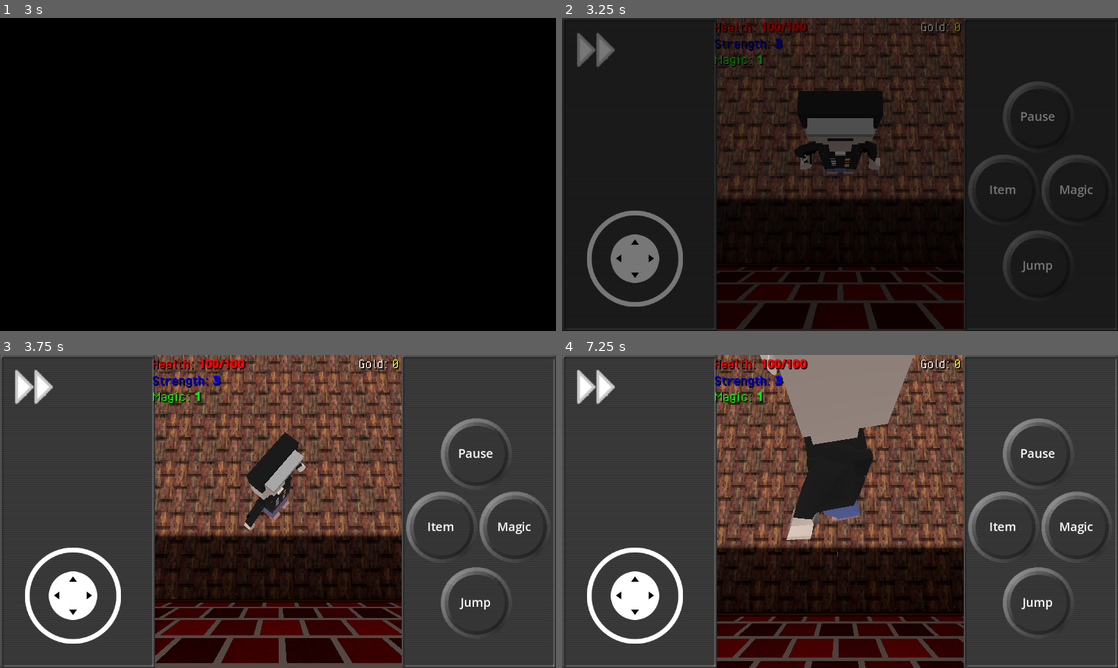
Above: before the commit, frames 1-4 (two rows, left to right).
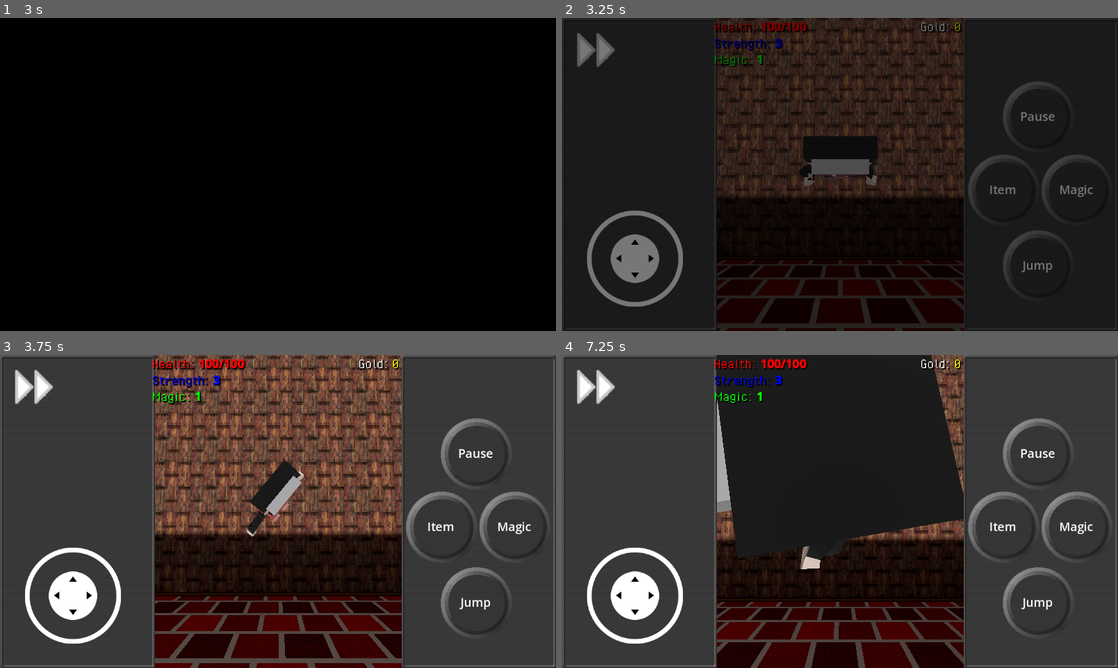
Above: after the commit, the same moments.

Repository: davididev/DavidiClanZappers
Game: Godot game, scene res://Scenes/Global/TitleScreen.tscn
Same seed, same stepped clock (60 frames per second), same inputs: the game is played once before the commit and once after it.
Inputs (mouse positions are in pixels of both pictures, inside the frame that each line leads up to):
- Up to frame 1 (3 s): click "Next" at 0.5 s; click "Next" at 1.25 s; click (278, 174) at 2 s; click "New Game" at 2.75 s
- Up to frame 2 (3.25 s): no input
- Up to frame 3 (3.75 s): move the mouse to (400, 495) at 3.52 s; hold Right (ui_right) from 3.53 s (still down); tap Z (item) at 3.6 s; click (400, 495) at 3.67 s
- Up to frame 4 (7.25 s): tap Space (jump) at 3.77, 6.77 s; release Right (ui_right) at 4.25 s; drag from (728, 527) to (812, 574) at 4.27 s; move the mouse to (895, 442) at 5.02 s; hold Right (ui_right) 5.03-5.75 s; tap Tab (speed) at 5.1 s; tap Enter at 5.75 s; drag from (812, 574) to (673, 464) at 5.77 s; move the mouse to (1006, 558) at 6.52 s; hold Left (ui_left) from 6.53 s (still down); tap Z (item) at 6.6 s

Frame 1 is identical in both runs. In frame 2, 9.3% of the frame differs, in the area x 27-73%, y 0-100%; in frame 3, 17%; in frame 4, 28%.

Commit message:
Music / shape updated for when close to a wall
Spring arm adjusted so it's less likely to trap you on a south wall (unless you fall down a pit)
Unit size on play music updated so the volume doesn't change if the camera suddenly gets closer to player

Diff:
--- a/Prefabs/Player/nate_boilerplate.tscn
+++ b/Prefabs/Player/nate_boilerplate.tscn
@@ -18,7 +18,7 @@
 height = 2.5
 
 [sub_resource type="BoxShape3D" id="BoxShape3D_ier6u"]
-size = Vector3(0.5, 0.5, 0.5)
+size = Vector3(0.1, 0.1, 0.1)
 
 [node name="NateBoilerplate" type="Node3D" groups=["SerializedNode"]]
 script = ExtResource("1_s37ou")
@@ -301,7 +301,7 @@
 starting_size = Array[int]([25, 5])
 
 [node name="SpringArm3D" type="SpringArm3D" parent="."]
-transform = Transform3D(1, 0, 0, 0, 0.173648, 0.984808, 0, -0.984808, 0.173648, 0, 0, 0)
+transform = Transform3D(1, 0, 0, 0, 0.0871558, 0.996195, 0, -0.996195, 0.0871558, 0, 0, 0)
 collision_mask = 3
 shape = SubResource("BoxShape3D_ier6u")
 spring_length = 10.0
--- a/Prefabs/preload/play_music.tscn
+++ b/Prefabs/preload/play_music.tscn
@@ -7,5 +7,6 @@
 AudioSource = NodePath("AudioStreamPlayer3D")
 
 [node name="AudioStreamPlayer3D" type="AudioStreamPlayer3D" parent="."]
+unit_size = 100.0
 max_distance = 200.0
 bus = &"Music"
